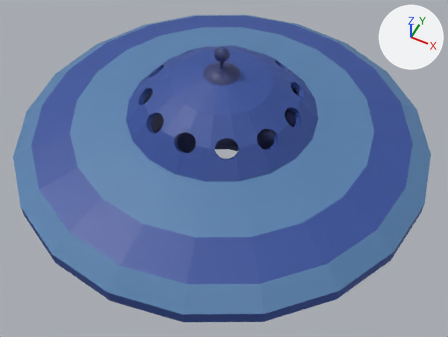
Before and after pictures for a commit that changed the FBX model Assets/Location/nlo.fbx.
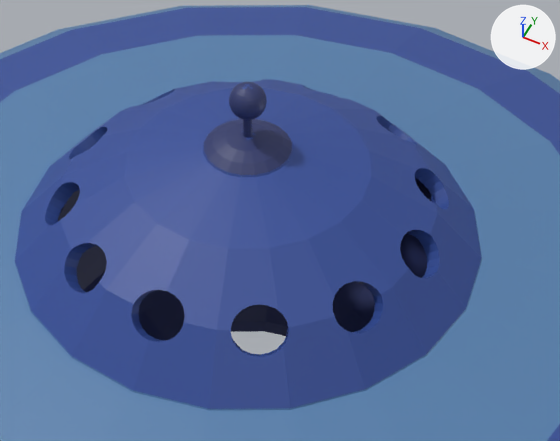
There are two pictures of each version: one whole from a 50 mm lens placed at (58.67, -18.42, 15.24), pointed at (52.34, -5.76, -0.59), one close up on the part from 27% to 78% of the width and 4% to 58% of the height. Every picture has the same lights, and +X, +Y and +Z are marked at upper right. Where no turn or scale is listed for an object, it has been applied to the vertices.

Names of what the first close-up shows: 'UFO'.
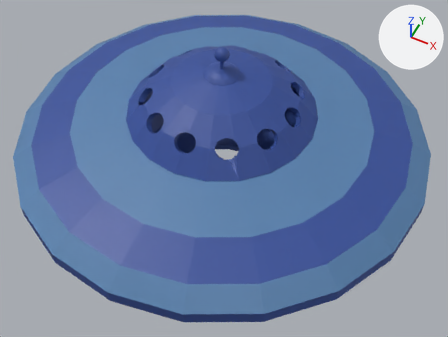
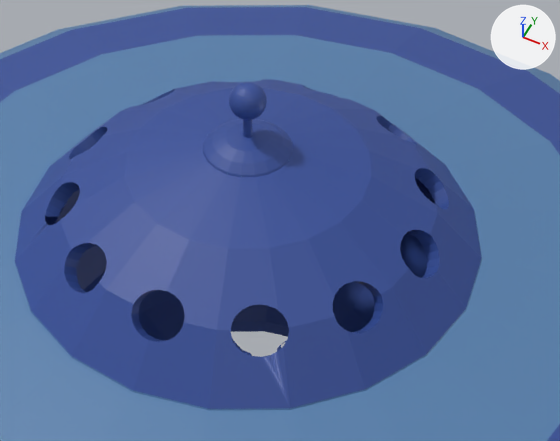
The newer file is also turned or shifted as a whole; pictures and numbers use the older file's frame.

Where the change shows, as pixel boxes (x1, y1, x2, y2) in the close-ups (560 x 441 px):
part 1 of me_ufo, deleted
    before: (45, 216, 58, 225)
part 2 of me_ufo, deleted
    before: (251, 321, 289, 357)
part 3 of me_ufo, recoloured
    both: (58, 82, 431, 340)

The change in detail:
me_ufo is used by ob_ufo; location (51.87, -4.95, 0.0).
Verts and faces of me_ufo; kept vertices keep their numbers, new ones are numbered from 2114.
Before the commit, vertices of me_ufo: 433 (-2.2, -1.51, 1.8) at pixel (46, 224), 434 (-2.13, -1.55, 1.85) at pixel (49, 224), 435 (-2.27, -1.44, 1.77) at pixel (45, 221), 436 (-2.33, -1.35, 1.75) at pixel (45, 216), 448 (-2.12, -1.55, 1.86) at pixel (49, 225).
Before the commit, vertices of me_ufo: 451 (-2.04, -1.56, 1.91) at pixel (54, 224), 707 (-2.24, -1.17, 1.64) at pixel (58, 216), 708 (-2.2, -1.27, 1.63) at pixel (57, 222), 709 (-2.14, -1.36, 1.64), 710 (-2.06, -1.43, 1.67).
Before the commit, vertices of me_ufo: 711 (-2.06, -1.43, 1.67), 712 (-1.97, -1.47, 1.72), 714 (-1.89, -1.48, 1.78).
me_ufo had 2114 vertices, 4168 faces and spanned x -6.98..6.98, y -6.98..6.98, z -3.26..3.77.
me_ufo now has 2106 vertices, 4113 faces and spans x -6.98..6.98, y -6.98..6.98, z -3.26..3.77.
Part 1, on me_ufo:
Vertices deleted: 708, 709 (with the faces that use them).
Faces deleted: (433, 434, 710), (451, 714, 712), (448, 451, 712).
Part 2, on me_ufo:
5 vertices are removed from x 1.27..1.48, y -2.2..-1.81, z 1.63..1.87.
24 faces are deleted.
me_ufo part 3: 1632 faces spanning x -4.67..4.67, y -4.67..4.67, z -3.26..3.77 switch from mat_материал_006 (dark blue #2f396d) to mat_материал_003 (blue #344f9a).
me_ufo no longer uses material mat_материал_007 (blue #344f9a).
